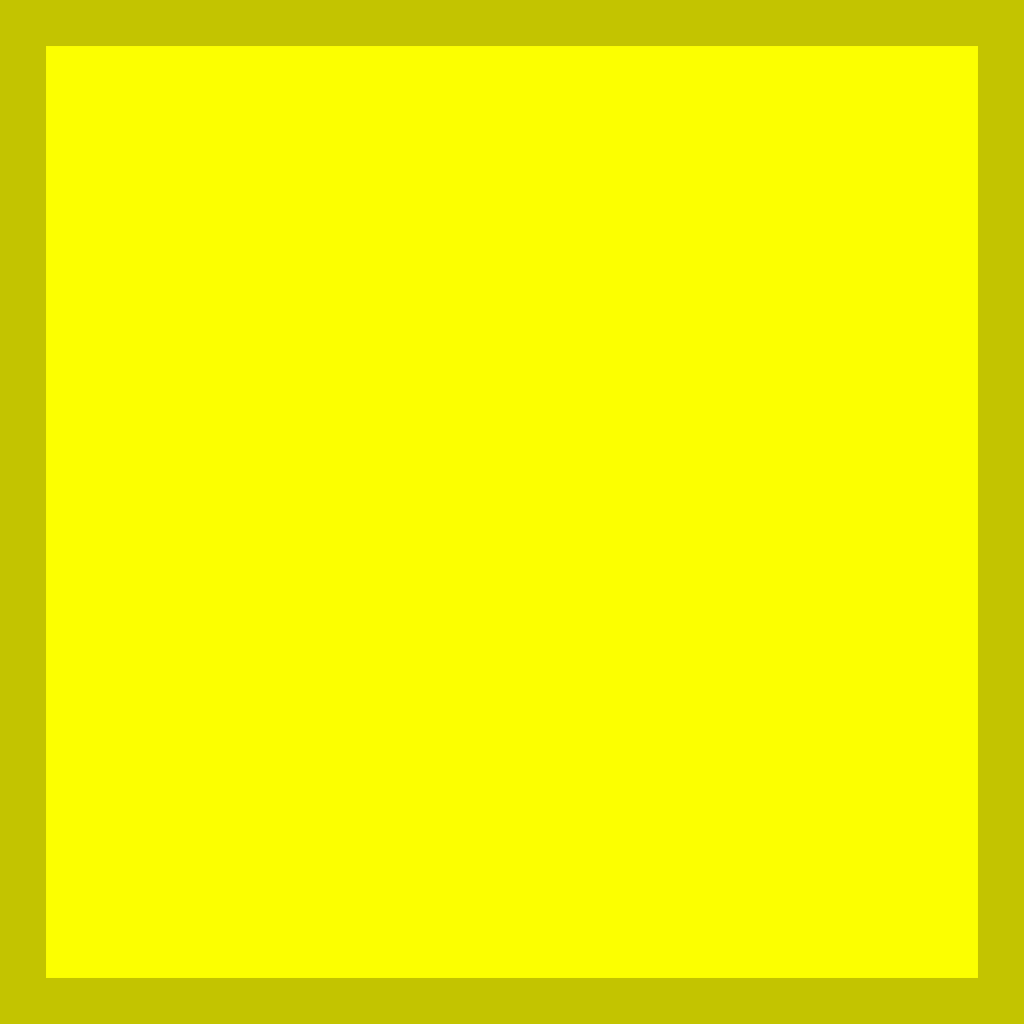
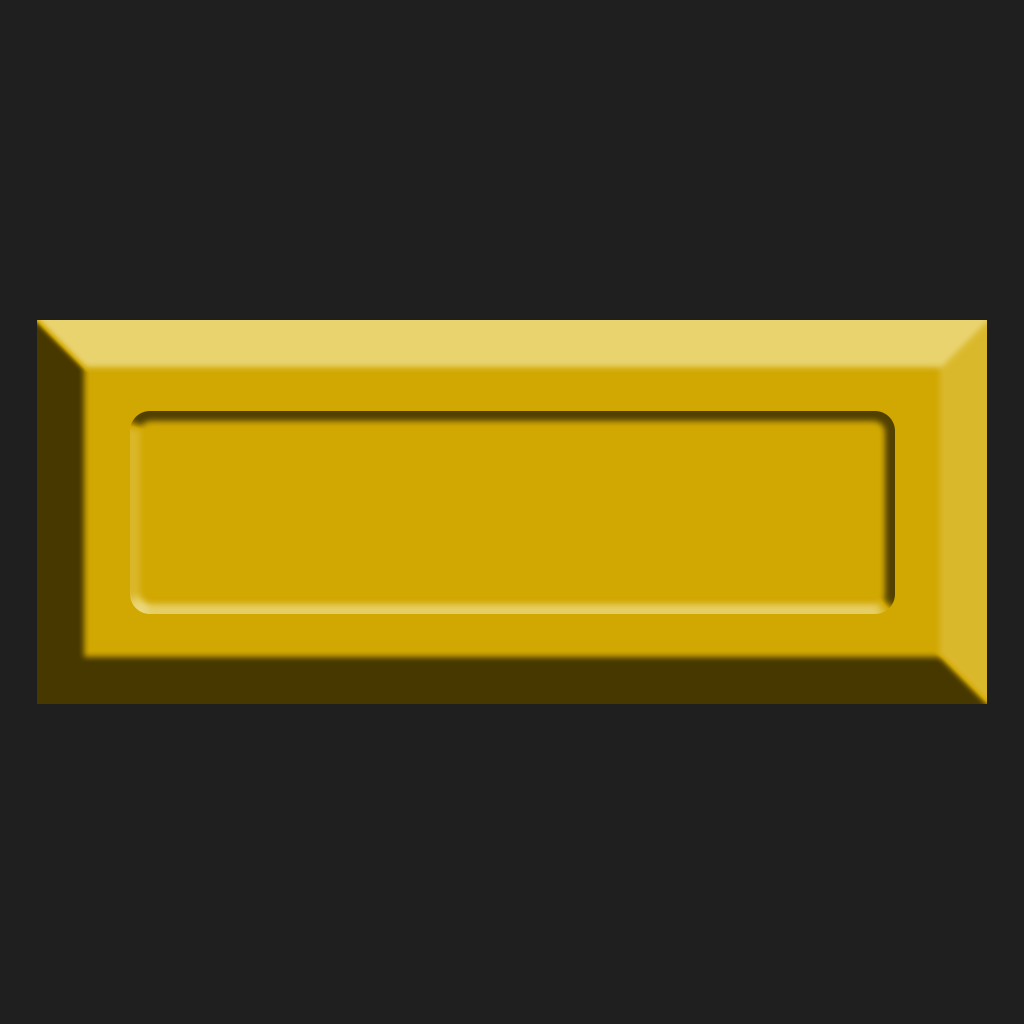
Layered file, before and after one edit (1024px x 1024px). Changes by layer:
added layer "Rectangle 1" above "Layer 1" over (130, 411, 895, 614)
painted on "Layer 1" over (0, 0, 1024, 1024)
painted on "Background" over (0, 0, 1024, 1024)
